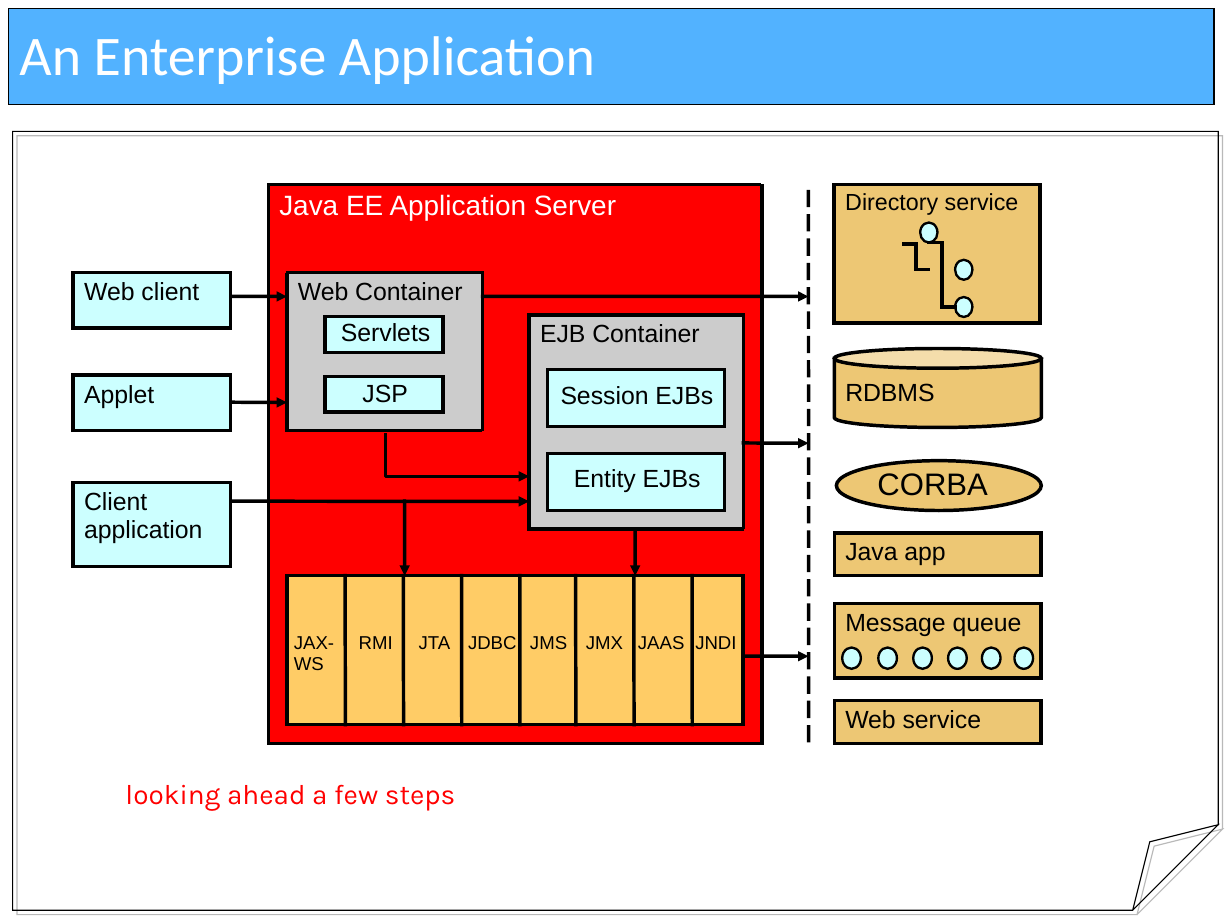
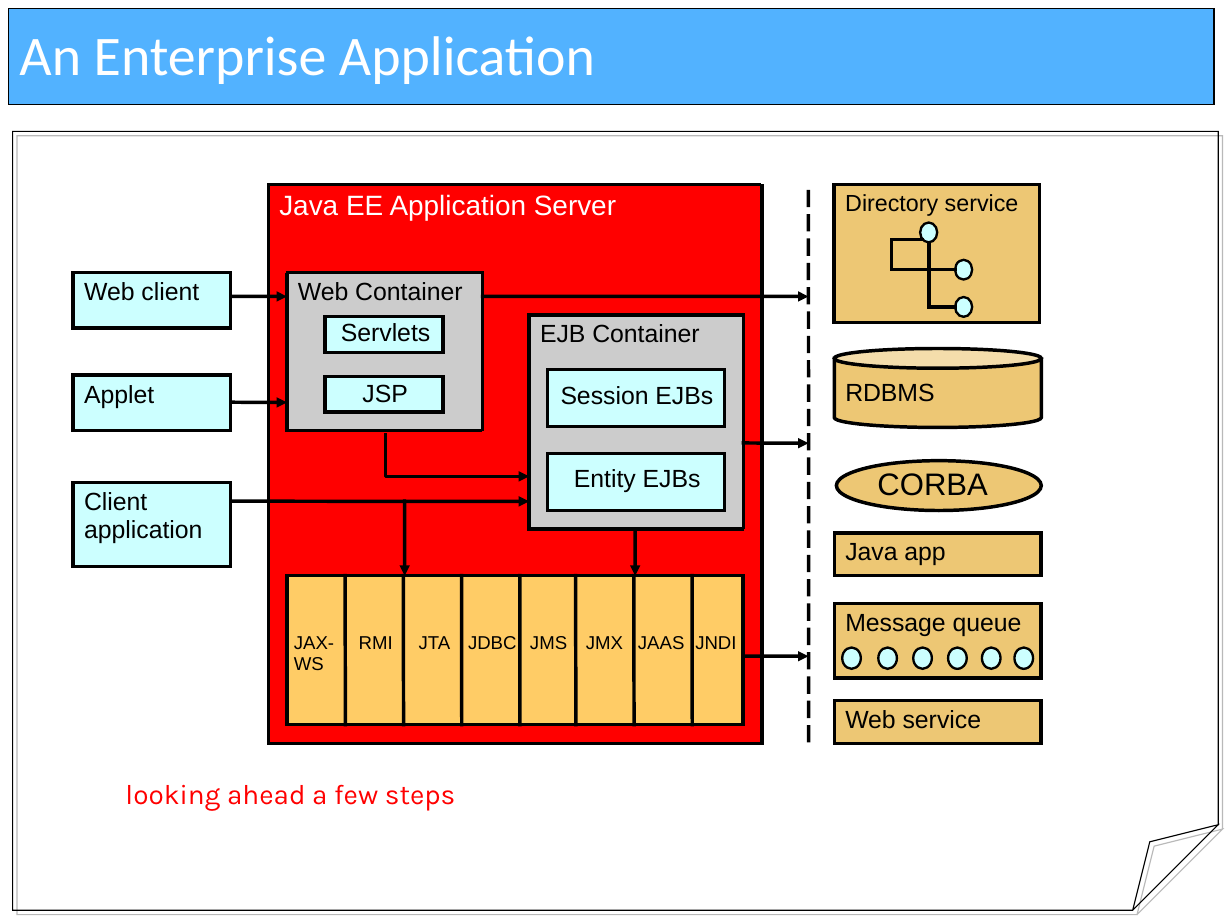
Before and after one commit to jdenny/Jarden, a slide deck: slide 11 of JavaCourse/docs/slides/JavaIntroduction.ppt. Drawn at 1232x924 pixels with LibreOffice and Linux fonts; fonts in the diff are those of the drawing. Boxes give left, top, right and bottom in pixels: in the first picture for what was removed or moved away, otherwise in the second. Text is boxed around its words. In the diff, an @@ line names an element or a change of style, - is before the commit and + after.

```diff
--- a/JavaCourse/docs/slides/JavaIntroduction.ppt
+++ b/JavaCourse/docs/slides/JavaIntroduction.ppt
@@ elbow line moved from (903, 244) - (929, 269) to (923, 239) - (956, 269) @@
@@ elbow line (929, 243) - (956, 307): route changed @@
```
Also in this commit, not shown: 1 other slide changed, 30 other files.
